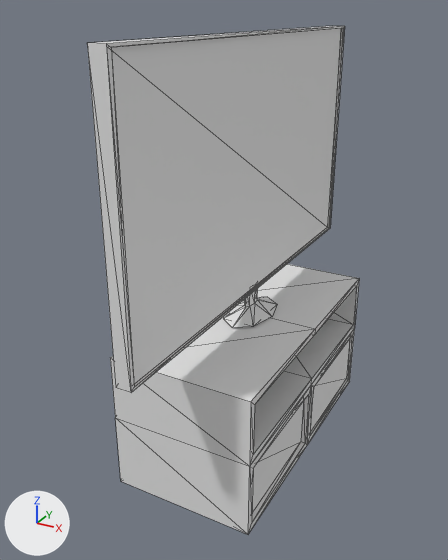
Before and after pictures for a commit that changed the glTF model pizza-jam-16/Models/Tv.glb.
Rendered twice from a 50 mm camera at (3.58, -7.32, 1.97) aimed at (-0.29, -0.29, -1.54). The lights are fixed; the arrows at lower left show +X, +Y and +Z. The first picture is the older version. Mesh edges are drawn as thin lines.
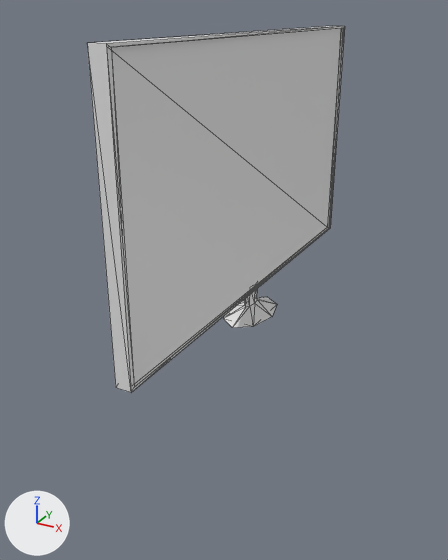
Location of each change, [x1, y1, x2, y2] in pixels of the pictures (448 x 560 px):
```json
{"object": "Cube.001", "change": "deleted", "before": [110, 264, 359, 534]}
```

The change, as JSON lines over the scene's bpy script:
```json
{"op": "remove", "block": "ob_cube_001", "code": ["ob_cube_001 = bpy.data.objects.new('Cube.001', me_cube_001)", "ob_cube_001.location = (0.0, 0.0, -1.7)"]}
```
